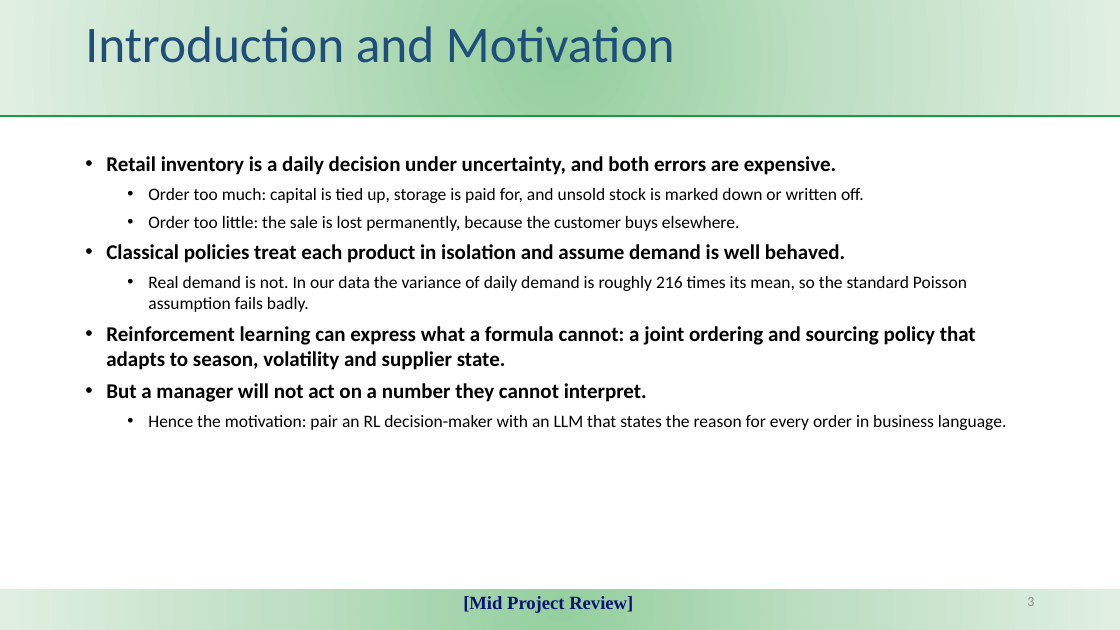
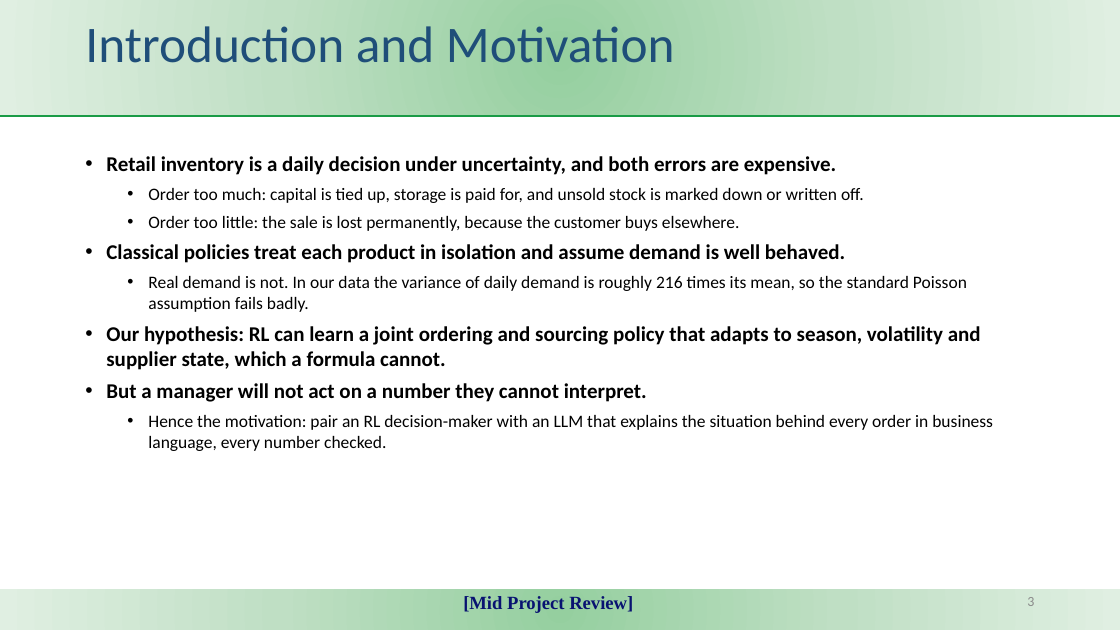
Before and after one commit to KJSK-Koushik/Supply-AI-RL-Explainable-supply-chain-Optimisation, a slide deck: slide 3 of reports/SupplyAI-RL_Mid_Project_Review.pptx. Drawn at 1120x630 pixels with LibreOffice and Linux fonts; fonts in the diff are those of the drawing. Boxes give left, top, right and bottom in pixels: in the first picture for what was removed or moved away, otherwise in the second. Text is boxed around its words. In the diff, an @@ line names an element or a change of style, - is before the commit and + after.

```diff
--- a/reports/SupplyAI-RL_Mid_Project_Review.pptx
+++ b/reports/SupplyAI-RL_Mid_Project_Review.pptx
@@ text at bbox=[106, 326, 981, 370]: text changed @@
-• Reinforcement learning can express what a formula cannot: a joint ordering and sourcing policy that adapts to season, volatility and supplier state.
+• Our hypothesis: RL can learn a joint ordering and sourcing policy that adapts to season, volatility and supplier state, which a formula cannot.
@@ text at bbox=[148, 415, 993, 451]: text changed @@
-  • Hence the motivation: pair an RL decision-maker with an LLM that states the reason for every order in business language.
+  • Hence the motivation: pair an RL decision-maker with an LLM that explains the situation behind every order in business language, every number checked.
```
Also in this commit, not shown: 1 other slide changed, 4 other files.
